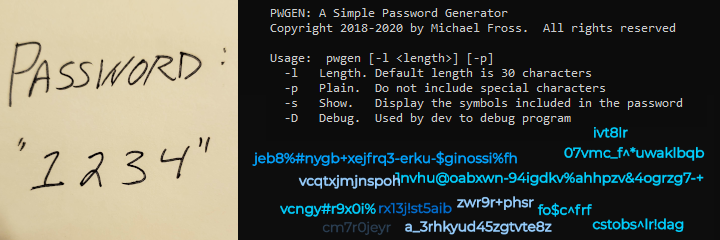
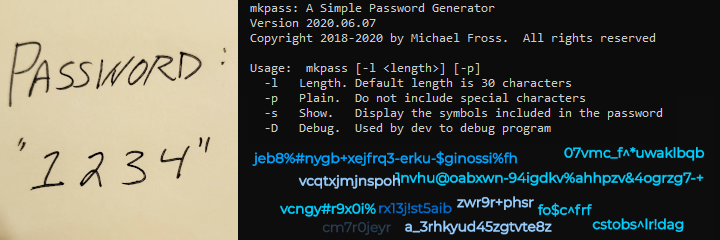
Layers edited between the first and the second 720px x 240px image:
renamed "Usage" to "Help", painted on it over [250, 3, 683, 138]
